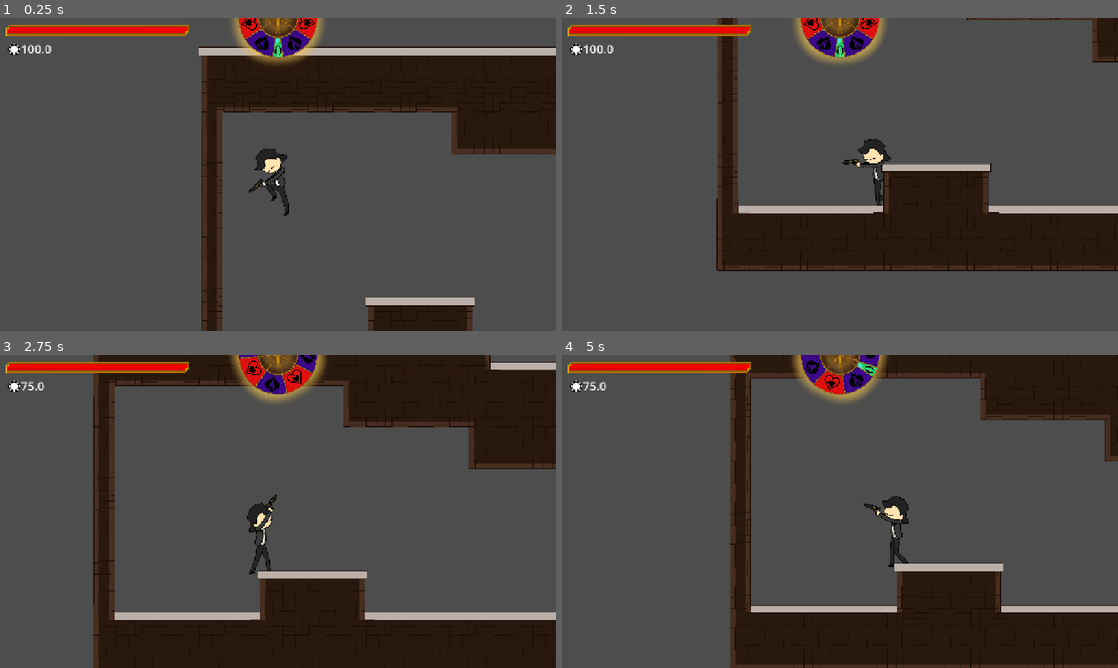
Above: before the commit, frames 1-4 (two rows, left to right).
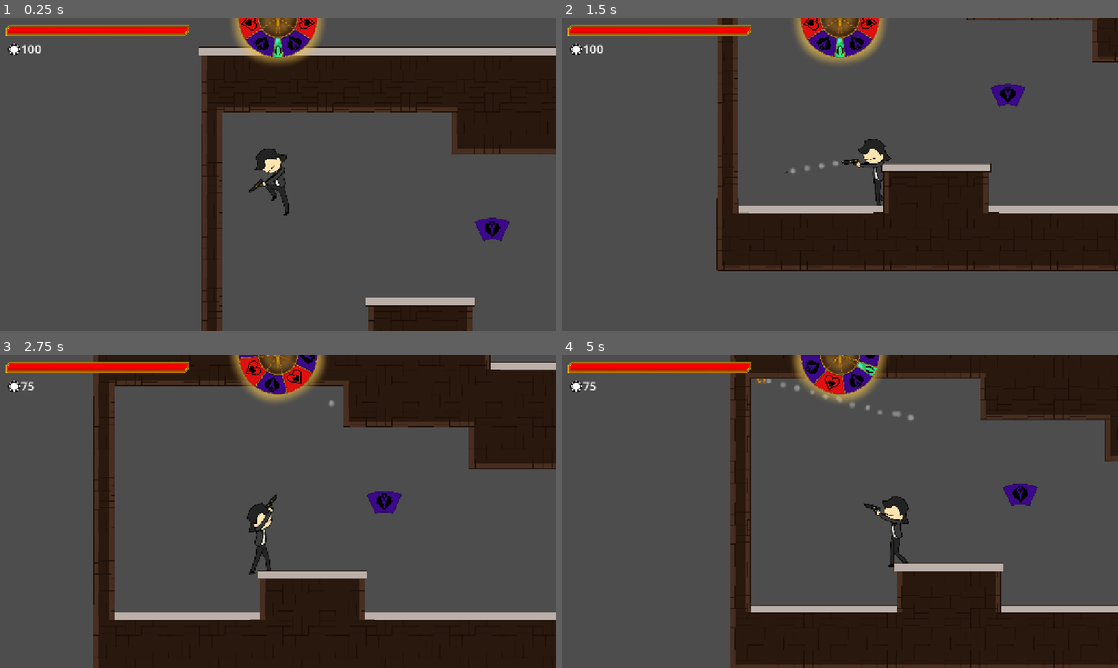
Above: after the commit, the same moments.

Repository: ClipperDev/spinning-game
Game: Godot game, scene res://main.tscn
Same seed, same stepped clock (60 frames per second), same inputs: the game is played once before the commit and once after it.
Inputs (mouse positions are in pixels of both pictures, inside the frame that each line leads up to):
- Up to frame 1 (0.25 s): no input
- Up to frame 2 (1.5 s): tap Enter (ui_accept) at 0.5 s; move the mouse to (962, 158) at 0.52 s; press the mouse at (962, 158) at 0.53 s; hold D (right) from 0.53 s (still down); tap Space (jump) at 0.77 s; move the mouse to (728, 190) at 1.27 s; release the mouse at (728, 190) at 1.28 s; click (728, 190) at 1.35 s
- Up to frame 3 (2.75 s): tap Space (jump) at 1.52 s; move the mouse to (333, 442) at 2.02 s; release D (right) at 2.03 s; hold A (left) from 2.03 s (still down); hold Q (spin) from 2.03 s (still down); click (333, 442) at 2.3 s
- Up to frame 4 (5 s): move the mouse to (812, 574) at 2.77 s; release A (left) at 2.78 s; release Q (spin) at 2.78 s; hold D (right) 2.78-4.28 s; click (812, 574) at 2.85 s; tap Space (jump) at 3.02, 3.77, 4.52 s; move the mouse to (1006, 558) at 3.52 s; press the mouse at (1006, 558) at 3.53 s; tap R (reload) at 4.15 s; move the mouse to (673, 464) at 4.27 s; release the mouse at (673, 464) at 4.28 s; hold A (left) from 4.28 s (still down); tap Q (spin) at 4.35 s; click (673, 464) at 4.55 s

The runs differ from the first frame. In frame 1, 0.4% of the frame differs, in the area x 7-92%, y 8-72%; in frame 2, 0.4%; in frame 3, 0.4%; in frame 4, 0.5%, in the area x 6-86%, y 7-49%.

Commit message:
pickup item

Diff:
--- a/items/pickup.tscn
+++ b/items/pickup.tscn
@@ -1,11 +1,20 @@
 [gd_scene format=3 uid="uid://bmxgg07uji3dq"]
 
 [ext_resource type="Script" uid="uid://bhn7iwclkkc54" path="res://scripts/pickup.gd" id="1_1sycn"]
+[ext_resource type="Resource" uid="uid://blj63kxp6co3s" path="res://wheel_slots/spades_long_shot.tres" id="2_x1sru"]
+[ext_resource type="Texture2D" uid="uid://davs1h11fhc3d" path="res://pngs/wheel_segments/spade1.png" id="3_vekj8"]
 
 [sub_resource type="RectangleShape2D" id="RectangleShape2D_1vivr"]
+size = Vector2(78, 60)
 
 [node name="Pickup" type="Area2D" unique_id=612508256]
 script = ExtResource("1_1sycn")
+wheel_slot = ExtResource("2_x1sru")
 
 [node name="CollisionShape2D" type="CollisionShape2D" parent="." unique_id=171822820]
 shape = SubResource("RectangleShape2D_1vivr")
+
+[node name="Sprite2D" type="Sprite2D" parent="." unique_id=1194545736]
+position = Vector2(1.9073486e-06, 22)
+scale = Vector2(0.32918325, 0.3291832)
+texture = ExtResource("3_vekj8")
--- a/main.tscn
+++ b/main.tscn
@@ -1,6 +1,7 @@
 [gd_scene format=3 uid="uid://dhoikfhvi4vjq"]
 
 [ext_resource type="Script" uid="uid://dn4ern21e0l6b" path="res://scripts/main.gd" id="1_ig7tw"]
+[ext_resource type="PackedScene" uid="uid://bmxgg07uji3dq" path="res://items/pickup.tscn" id="2_0xm2m"]
 
 [node name="Main" type="Control" unique_id=1137466226]
 layout_mode = 3
@@ -10,3 +11,6 @@
 grow_horizontal = 2
 grow_vertical = 2
 script = ExtResource("1_ig7tw")
+
+[node name="Pickup" parent="." unique_id=612508256 instance=ExtResource("2_0xm2m")]
+position = Vector2(693, 342)
--- a/player/player2/gun_operator.gd
+++ b/player/player2/gun_operator.gd
@@ -16,7 +16,7 @@
 @export var bullet_size_mod = 1.0
 
 # tied to fire rate, can only shoot if it's recharged
-var shot_charged = false
+var shot_ready = true
 # to not overlap multiple reloads
 var reloading = false
 # to not overlap multiple spins
@@ -28,7 +28,7 @@
 func _input(event: InputEvent) -> void:
 	# shooting
 	if event.is_action_pressed("fire"):
-		if shot_charged == true:
+		if shot_ready == true:
 			shoot()
 	# reloading. add animation later
 	if event.is_action_pressed("reload"):
@@ -73,12 +73,12 @@
 #fire bullet, then wait for 1 / fire rate before shooting again
 func shoot() -> void:
 	fire_bullet()
-	shot_charged = false
+	shot_ready = false
 	await get_tree().create_timer(
 		1.0 / fire_rate,
 		false
 	).timeout
-	shot_charged = true
+	shot_ready = true
 
 
 func fire_bullet() -> void:
@@ -100,3 +100,4 @@
 		jackpot_slot = section
 	else:
 		normal_slots[slot] = section
+	player.ui.update_slots_icons(section, slot)
--- a/scripts/pickup.gd
+++ b/scripts/pickup.gd
@@ -2,3 +2,13 @@
 extends Area2D
 
 @export var wheel_slot: WheelSlot
+
+func _ready() -> void:
+	$Sprite2D.texture = wheel_slot.wheel_texture
+
+func picked_up() -> void:
+	if wheel_slot.suit == "jackpot":
+		Global.player.get_node("gun_operator").replace_wheel_section(wheel_slot, 7, true)
+	else:
+		Global.player.ui.wheel.start_replacing(wheel_slot)
+	#bring out the replacement menu
--- a/scripts/ui.gd
+++ b/scripts/ui.gd
@@ -10,7 +10,7 @@
 
 
 func _process(delta: float) -> void:
-	chips.text = str(lerp(chips.text.to_int(), player.chips, 0.5))
+	chips.text = str(int(lerp(chips.text.to_int(), player.chips, 0.2)))
 	hp_bar.value = lerp(hp_bar.value, new_hp, 5.0 * delta)
 	hp_bar.tint_progress = lerp(hp_bar.tint_progress, new_color, 5.0 * delta)
 
--- a/ui/wheel.gd
+++ b/ui/wheel.gd
@@ -16,8 +16,16 @@
 var spin_time_left: float
 var spin_vel: float
 
+var replacing_sections = false
+var stored_wheel_for_replace: WheelSlot
+
 @onready var wheel = $wheel_components
 @onready var ray =  $ray
+@onready var replace_buttons = $wheel_components/replace_buttons
+
+func _ready() -> void:
+	for i in replace_buttons.get_children():
+		i.button_down.connect(replace)
 
 func spin() -> void:
 	step = steps.ACCEL
@@ -56,6 +64,18 @@
 
 	return slot_id
 
+func start_replacing(wheel_slot) -> void:
+	stored_wheel_for_replace = wheel_slot
+	replacing_sections = true
+
+func replace() -> void:
+	if replacing_sections != true: return
+	for i in replace_buttons.get_children():
+		if i.pressed:
+			var slot = i.get_index()
+			Global.player.get_node("gun_operator").replace_wheel_section(stored_wheel_for_replace, slot)
+			replacing_sections = false
+			stored_wheel_for_replace = null
 
 func replace_visual_slot(new_section: WheelSlot, slot: int) -> void:
 	wheel.get_child(slot + 1).texture = new_section.wheel_texture
--- a/ui/wheel.tscn
+++ b/ui/wheel.tscn
@@ -127,6 +127,72 @@
 
 [node name="Wheel" type="Sprite2D" parent="wheel_components" unique_id=2035160563]
 texture = ExtResource("3_s2jd5")
+
+[node name="replace_buttons" type="Node2D" parent="wheel_components" unique_id=1490316272]
+visible = false
+
+[node name="0" type="Button" parent="wheel_components/replace_buttons" unique_id=2132506112]
+offset_left = -234.0
+offset_top = 204.0
+offset_right = -75.0
+offset_bottom = 262.0
+rotation = 0.61033165
+theme_override_font_sizes/font_size = 36
+text = "REPLACE"
+
+[node name="1" type="Button" parent="wheel_components/replace_buttons" unique_id=928119750]
+offset_left = -312.0
+offset_top = -31.000004
+offset_right = -153.0
+offset_bottom = 26.999996
+rotation = 1.3788102
+theme_override_font_sizes/font_size = 36
+text = "REPLACE"
+
+[node name="2" type="Button" parent="wheel_components/replace_buttons" unique_id=11338333]
+offset_left = -178.00002
+offset_top = -252.00003
+offset_right = -19.000015
+offset_bottom = -194.00003
+rotation = 2.2860088
+theme_override_font_sizes/font_size = 36
+text = "REPLACE"
+
+[node name="3" type="Button" parent="wheel_components/replace_buttons" unique_id=2022306198]
+offset_left = 76.0
+offset_top = -301.0
+offset_right = 235.0
+offset_bottom = -243.0
+rotation = 3.1415927
+theme_override_font_sizes/font_size = 36
+text = "REPLACE"
+
+[node name="4" type="Button" parent="wheel_components/replace_buttons" unique_id=1450272107]
+offset_left = 279.99997
+offset_top = -135.99998
+offset_right = 438.99997
+offset_bottom = -77.999985
+rotation = -2.2863812
+theme_override_font_sizes/font_size = 36
+text = "REPLACE"
+
+[node name="5" type="Button" parent="wheel_components/replace_buttons" unique_id=604837619]
+offset_left = 284.99997
+offset_top = 112.0
+offset_right = 443.99997
+offset_bottom = 170.0
+rotation = -1.399754
+theme_override_font_sizes/font_size = 36
+text = "REPLACE"
+
+[node name="6" type="Button" parent="wheel_components/replace_buttons" unique_id=1042078971]
+offset_left = 115.0
+offset_top = 288.0
+offset_right = 274.0
+offset_bottom = 346.0
+rotation = -0.6278345
+theme_override_font_sizes/font_size = 36
+text = "REPLACE"
 
 [node name="ray" type="RayCast2D" parent="." unique_id=231879114]
 position = Vector2(0, 342)
--- a/wheel_slots/default_jackpot.tres
+++ b/wheel_slots/default_jackpot.tres
@@ -8,6 +8,7 @@
 [resource]
 script = ExtResource("2_75hap")
 item_name = "default_jackpot"
+suit = "jackpot"
 wheel_texture = ExtResource("3_75hap")
 bullet = ExtResource("1_f1ge1")
 effects = ExtResource("2_6rvmi")
